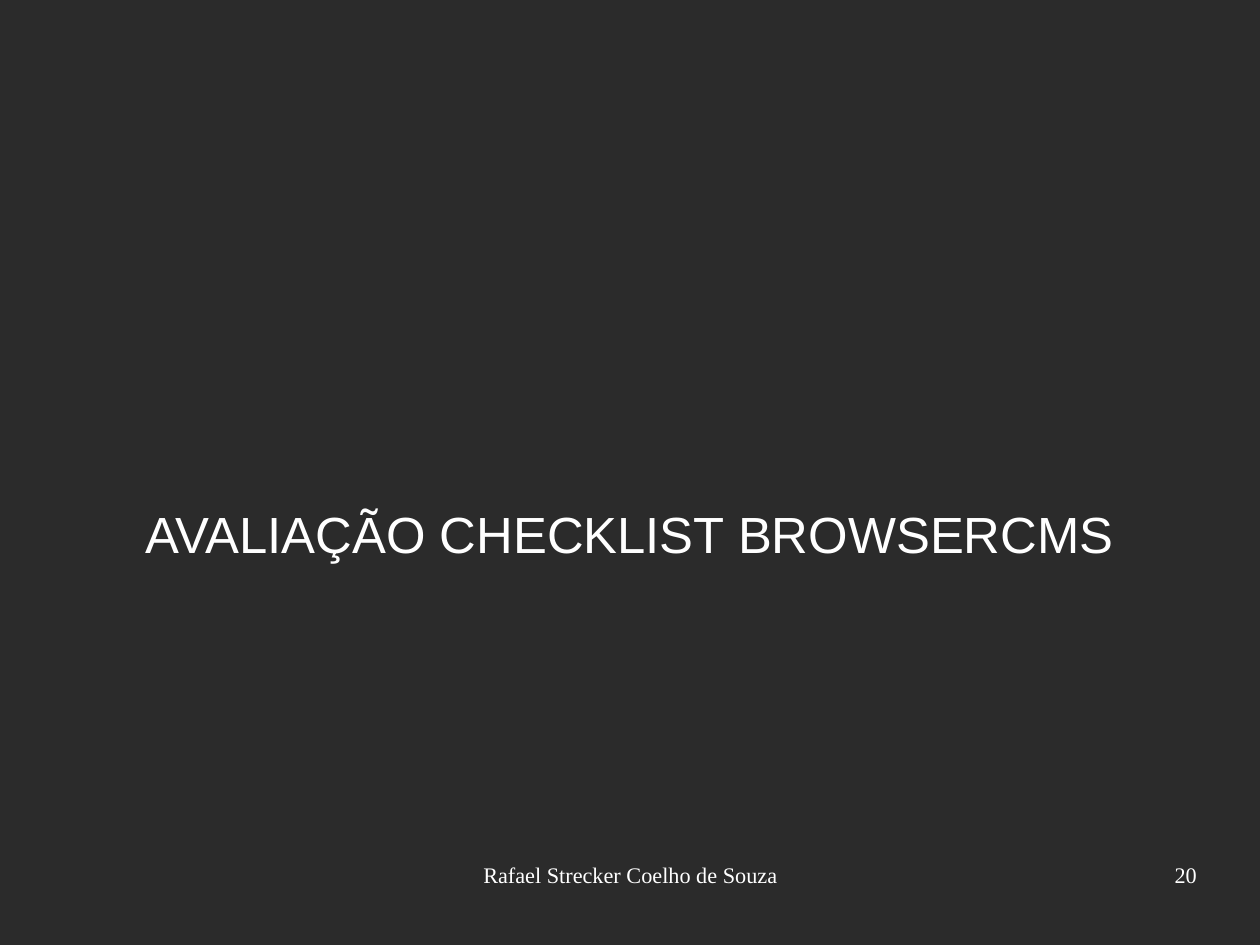
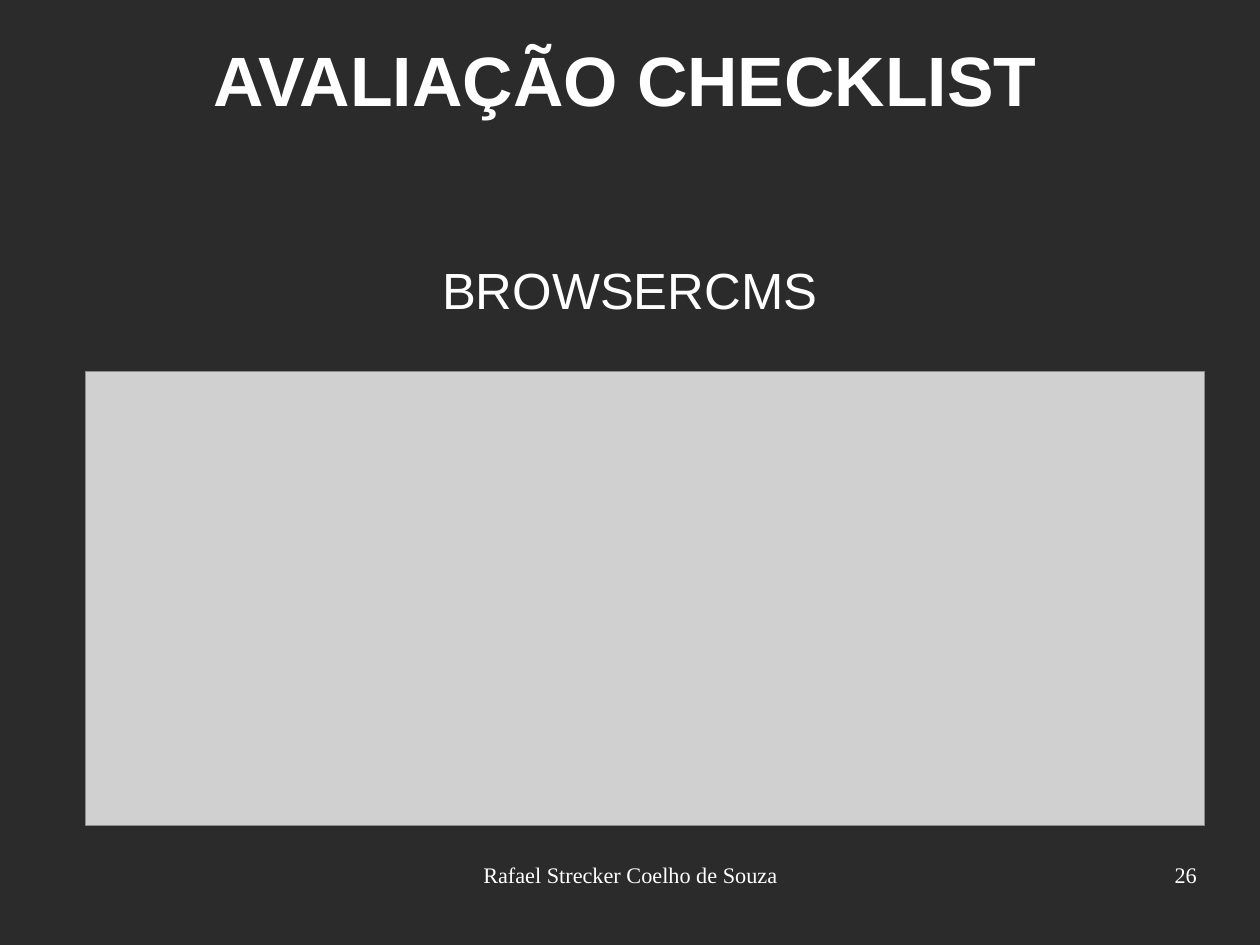
Before and after one commit to rafaelsouza/tcc, a slide deck: slide 26 of apresentacao/draft_apresentacao.odp (slide 20 before the commit). Drawn at 1260x945 pixels with LibreOffice and Linux fonts; fonts in the diff are those of the drawing; grey boxes stand for pictures; background and template pictures are left out; a plain dark background stands for a picture behind light text. Boxes give left, top, right and bottom in pixels: in the first picture for what was removed or moved away, otherwise in the second. Text is boxed around its words. In the diff, an @@ line names an element or a change of style, - is before the commit and + after.

```diff
--- a/apresentacao/draft_apresentacao.odp
+++ b/apresentacao/draft_apresentacao.odp
@@ title added at <box>213,51,1036,120</box>, 44 pt, text #FFFFFF, bold @@
+AVALIAÇÃO CHECKLIST
@@ subtitle at <box>442,273,817,310</box>: text changed @@
-AVALIAÇÃO CHECKLIST BROWSERCMS
+BROWSERCMS
@@ picture added at <box>86,372,1205,826</box> @@
@@ page number at <box>1175,868,1197,884</box>: text changed @@
-20
+26
```
Also in this commit, not shown: 10 other slides changed, 6 slides added, 9 other files.
